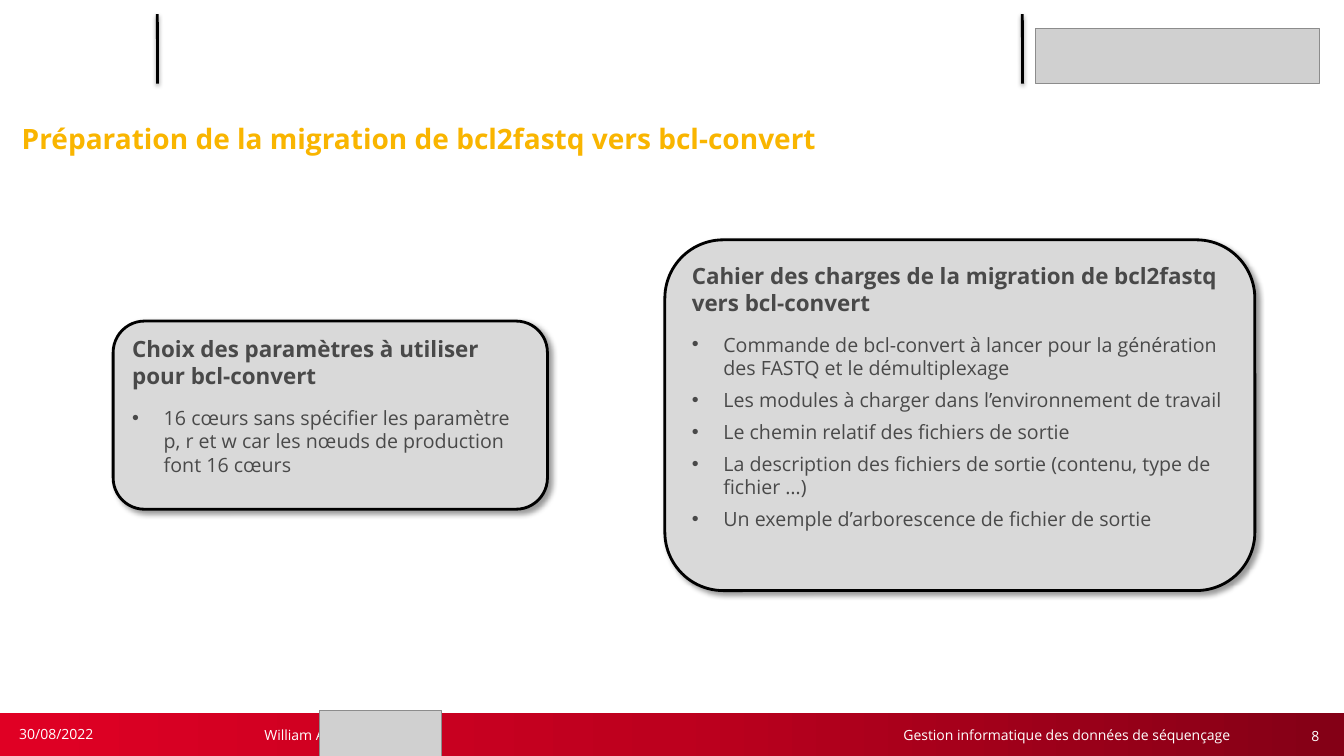
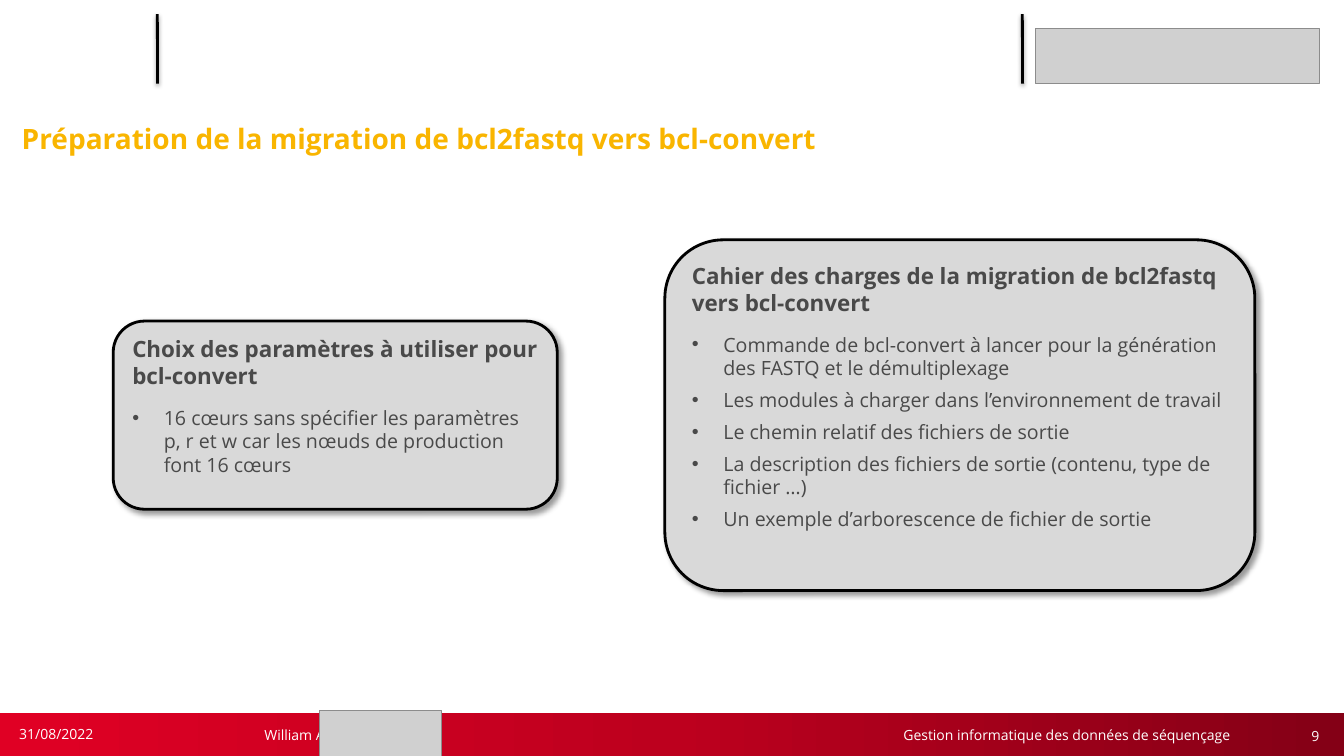
Before and after one commit to w2994a/cahier_labo_cns, a slide deck: slide 9 of M1_IPFB/soutenance/soutenance_3/slides_soutenance_final_1er_annee.pptx (slide 8 before the commit). Drawn at 1344x756 pixels with LibreOffice and Linux fonts; fonts in the diff are those of the drawing; grey boxes stand for pictures; background and template pictures are left out. Boxes give left, top, right and bottom in pixels: in the first picture for what was removed or moved away, otherwise in the second. Text is boxed around its words. In the diff, an @@ line names an element or a change of style, - is before the commit and + after.

```diff
--- a/M1_IPFB/soutenance/soutenance_3/slides_soutenance_final_1er_annee.pptx
+++ b/M1_IPFB/soutenance/soutenance_3/slides_soutenance_final_1er_annee.pptx
@@ rounded rectangle "Choix des paramètres à utiliser ...": place and size @@
-rounded rectangle "Choix des paramètres à utiliser ..." at <box>113,322,547,510</box>
+rounded rectangle "Choix des paramètres à utiliser ..." at <box>113,322,558,510</box>
@@ text in rounded rectangle at <box>164,410,519,472</box>: text changed @@
-• 16 cœurs sans spécifier les paramètre p, r et w car les nœuds de production font 16 cœurs
+• 16 cœurs sans spécifier les paramètres p, r et w car les nœuds de production font 16 cœurs
@@ text at <box>19,729,93,739</box>: text changed @@
-30/08/2022
+31/08/2022
@@ page number at <box>1311,731,1319,741</box>: text changed @@
-8
+9
```
Also in this commit, not shown: 21 other slides changed, 1 slide added.
